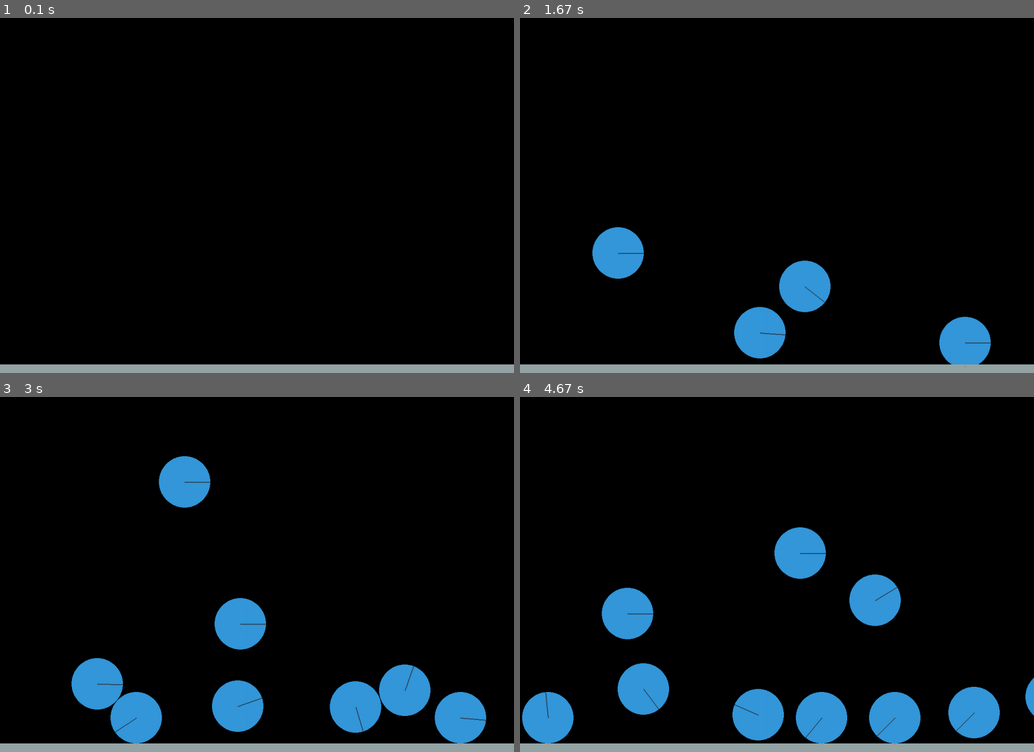
Above: before the commit, frames 1-4 (two rows, left to right).
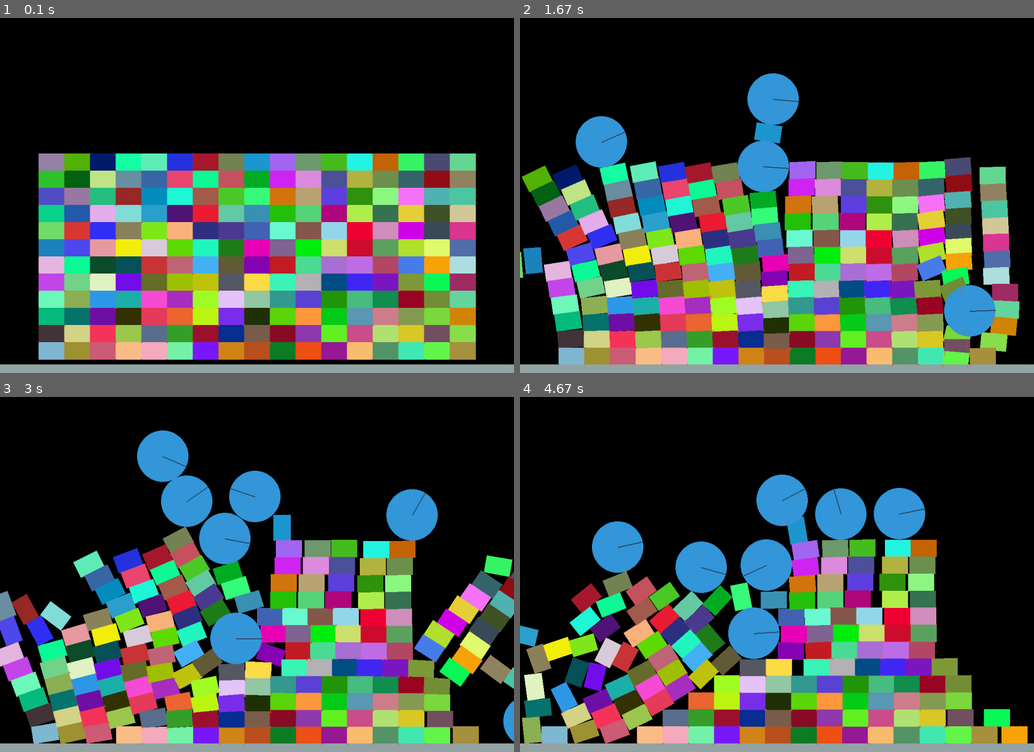
Above: after the commit, the same moments.

Repository: KarinaRinna/physics_Pygame_Pymunk
Game: pygame game, started from main.py
Same seed, same stepped clock (60 frames per second), same inputs: the game is played once before the commit and once after it.
Inputs (mouse positions are in pixels of both pictures, inside the frame that each line leads up to):
- Up to frame 1 (0.1 s): no input
- Up to frame 2 (1.67 s): click (777, 160) at 0.38 s; click (782, 188) at 0.72 s; click (617, 92) at 1.05 s; click (967, 309) at 1.38 s
- Up to frame 3 (3 s): click (outside the picture) at 1.72 s; click (231, 649) at 2.05 s; click (241, 464) at 2.38 s; click (185, 450) at 2.72 s
- Up to frame 4 (4.67 s): click (910, 499) at 3.05 s; click (936, 528) at 3.38 s; click (884, 460) at 3.72 s; click (627, 453) at 4.05 s; click (797, 521) at 4.38 s

The runs differ from the first frame. In frame 1, 50% of the frame differs, in the area x 7-93%, y 38-97%; in frame 2, 52%, in the area x 0-98%, y 15-100%; in frame 3, 49%; in frame 4, 45%.

Commit message:
добавлена стена

Diff:
--- a/main.py
+++ b/main.py
@@ -1,4 +1,5 @@
 import pygame as pg
+from random import randrange
 import pymunk.pygame_util
 pymunk.pygame_util.positive_y_is_up = False
 
@@ -29,6 +30,19 @@
 segment_shape.friction = 0.5
 space.add(segment_shape)
 
+box_mass, box_size = 1, (60, 40)
+for x in range(120, WIDTH - 60, box_size[0]):
+    for y in range(HEGHT // 2, HEGHT - 20, box_size[1]):
+        box_moment = pymunk.moment_for_box(box_mass, box_size)
+        box_body = pymunk.Body(box_mass, box_moment)
+        box_body.position = x, y
+        box_shape = pymunk.Poly.create_box(box_body, box_size)
+        box_shape.elasticity = 0.1
+        box_shape.friction =1.0
+        box_shape.color = [randrange(256) for i in range(4)]
+        space.add(box_body, box_shape)
+
+
 while True:
     surface.fill(pg.Color('black'))
 
